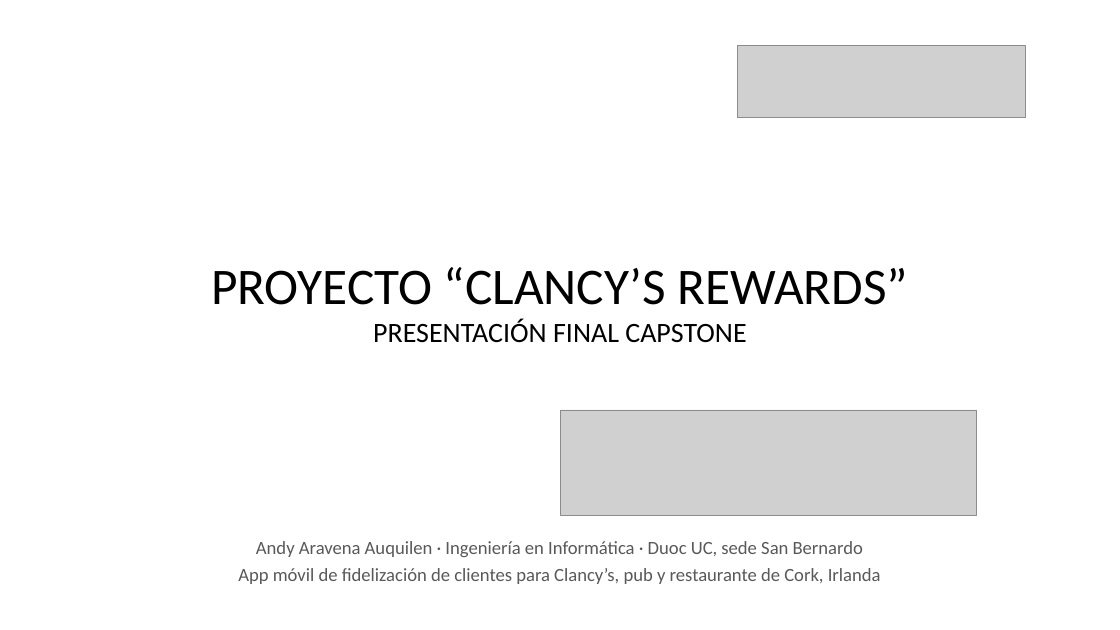
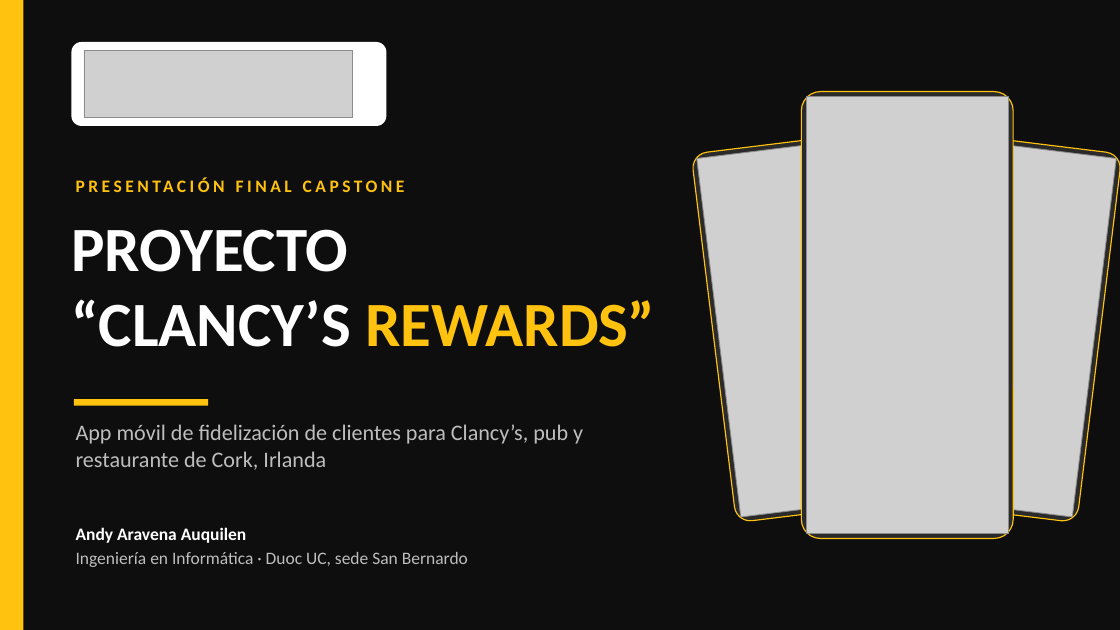
Before and after one commit to 44ndy/clancys-rewards, a slide deck: slide 1 of Fase 3/Evidencias Proyecto/Presentación Final Proyecto.pptx. Drawn at 1120x630 pixels with LibreOffice and Linux fonts; fonts in the diff are those of the drawing; grey boxes stand for pictures. Boxes give left, top, right and bottom in pixels: in the first picture for what was removed or moved away, otherwise in the second. Text is boxed around its words. In the diff, an @@ line names an element or a change of style, - is before the commit and + after.

```diff
--- a/Fase 3/Evidencias Proyecto/Presentación Final Proyecto.pptx
+++ b/Fase 3/Evidencias Proyecto/Presentación Final Proyecto.pptx
@@ background #FFFFFF to #0E0E0E @@
@@ rectangle added at [0, 0, 24, 630], fill #FFC20E @@
@@ rounded rectangle added at [71, 42, 386, 126], fill #FFFFFF @@
@@ picture: place and size @@
-picture at [560, 410, 977, 515]
+picture at [84, 50, 353, 118]
@@ picture removed at [738, 45, 1027, 118] @@
@@ rounded rectangle added at [802, 92, 1013, 539], fill #2A2A2A, outline #FFC20E 1 pt @@
@@ picture added at [807, 97, 1008, 534] @@
@@ rounded rectangle added at [691, 133, 913, 523], fill #2A2A2A, outline #FFC20E 1 pt @@
@@ picture added at [697, 138, 907, 517] @@
@@ rounded rectangle added at [901, 133, 1120, 523], fill #2A2A2A, outline #FFC20E 1 pt @@
@@ picture added at [907, 138, 1117, 517] @@
@@ text added at [71, 172, 660, 206], 15 pt, text #FFC20E, bold @@
+PRESENTACIÓN FINAL CAPSTONE
@@ text at [71, 229, 655, 347]: text changed; size 44 to 54 pt; text colour #000000 to #FFFFFF; bold on @@
-PROYECTO “CLANCY’S REWARDS”
-PRESENTACIÓN FINAL CAPSTONE
+PROYECTO
+“CLANCY’S REWARDS”
@@ rectangle added at [74, 399, 208, 406], fill #FFC20E @@
@@ text added at [76, 424, 583, 470], 19 pt, text #BDBDBD @@
+App móvil de fidelización de clientes para Clancy’s, pub y restaurante de Cork, Irlanda
@@ text at [76, 527, 468, 567]: text changed; size 16 to 15 pt; text colour #595959 to #BDBDBD @@
-Andy Aravena Auquilen · Ingeniería en Informática · Duoc UC, sede San Bernardo
-App móvil de fidelización de clientes para Clancy’s, pub y restaurante de Cork, Irlanda
+Andy Aravena Auquilen
+Ingeniería en Informática · Duoc UC, sede San Bernardo
```
Also in this commit, not shown: 14 other slides changed.
